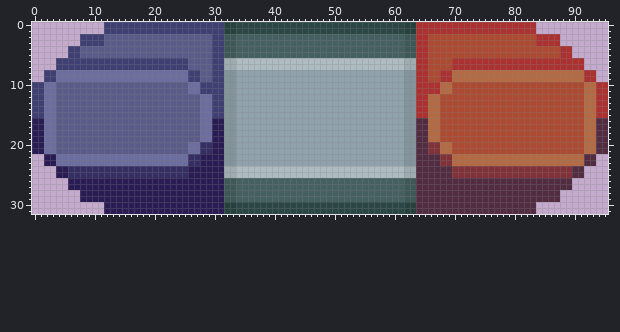
Two versions of one sprite sheet, HUD/level_title.png. The picture above was drawn from the file before the commit.
The file is 96x32 pixels.
The same view after the edit:
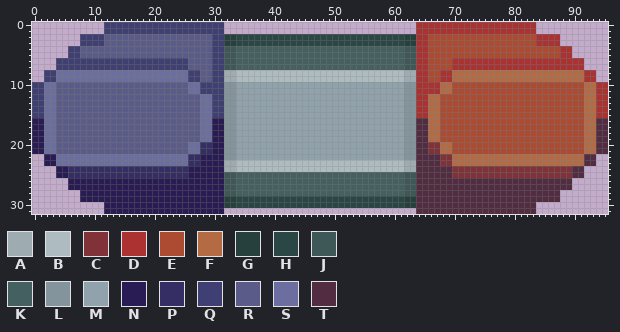
Palette (. is transparent): A #9eabb0  B #aebcc1  C #803238  D #ac3232  E #ac4a32  F #b46b43  G #26403e  H #2b4745  J #3e5757  K #456060  L #83949c  M #90a3ac  N #291c55  P #342e64  Q #3f3f74  R #5b5b8a  S #6b6e9e  T #522c41
Changes in this commit:
@@ x 30..65 @@
- 0 QQGGHHHHHHHHHHHHHHHHHHHHHHHHHHHHGGDD
- 1 QQGGHHHHHHHHHHHHHHHHHHHHHHHHHHHHGGDD
- 2 QQJJKKKKKKKKKKKKKKKKKKKKKKKKKKKKJJDD
- 3 QQJJKKKKKKKKKKKKKKKKKKKKKKKKKKKKJJDD
+ 0 QQ................................DD
+ 1 QQ................................DD
+ 2 QQGGHHHHHHHHHHHHHHHHHHHHHHHHHHHHGGDD
+ 3 QQGGHHHHHHHHHHHHHHHHHHHHHHHHHHHHGGDD
  4 QQJJKKKKKKKKKKKKKKKKKKKKKKKKKKKKJJDD
  5 QQJJKKKKKKKKKKKKKKKKKKKKKKKKKKKKJJDD
- 6 QQAABBBBBBBBBBBBBBBBBBBBBBBBBBBBAADD
- 7 QQAABBBBBBBBBBBBBBBBBBBBBBBBBBBBAADD
- 8 QQLLMMMMMMMMMMMMMMMMMMMMMMMMMMMMLLDD
- 9 QQLLMMMMMMMMMMMMMMMMMMMMMMMMMMMMLLDD
+ 6 QQJJKKKKKKKKKKKKKKKKKKKKKKKKKKKKJJDD
+ 7 QQJJKKKKKKKKKKKKKKKKKKKKKKKKKKKKJJDD
+ 8 QQAABBBBBBBBBBBBBBBBBBBBBBBBBBBBAADD
+ 9 QQAABBBBBBBBBBBBBBBBBBBBBBBBBBBBAADD
 10 QQLLMMMMMMMMMMMMMMMMMMMMMMMMMMMMLLDD
@@ x 30..65 @@
 22 NNLLMMMMMMMMMMMMMMMMMMMMMMMMMMMMLLTT
-23 NNLLMMMMMMMMMMMMMMMMMMMMMMMMMMMMLLTT
+23 NNAABBBBBBBBBBBBBBBBBBBBBBBBBBBBAATT
 24 NNAABBBBBBBBBBBBBBBBBBBBBBBBBBBBAATT
-25 NNAABBBBBBBBBBBBBBBBBBBBBBBBBBBBAATT
+25 NNJJKKKKKKKKKKKKKKKKKKKKKKKKKKKKJJTT
 26 NNJJKKKKKKKKKKKKKKKKKKKKKKKKKKKKJJTT
@@ x 30..65 @@
 28 NNJJKKKKKKKKKKKKKKKKKKKKKKKKKKKKJJTT
-29 NNJJKKKKKKKKKKKKKKKKKKKKKKKKKKKKJJTT
+29 NNGGHHHHHHHHHHHHHHHHHHHHHHHHHHHHGGTT
 30 NNGGHHHHHHHHHHHHHHHHHHHHHHHHHHHHGGTT
-31 NNGGHHHHHHHHHHHHHHHHHHHHHHHHHHHHGGTT
+31 NN................................TT
